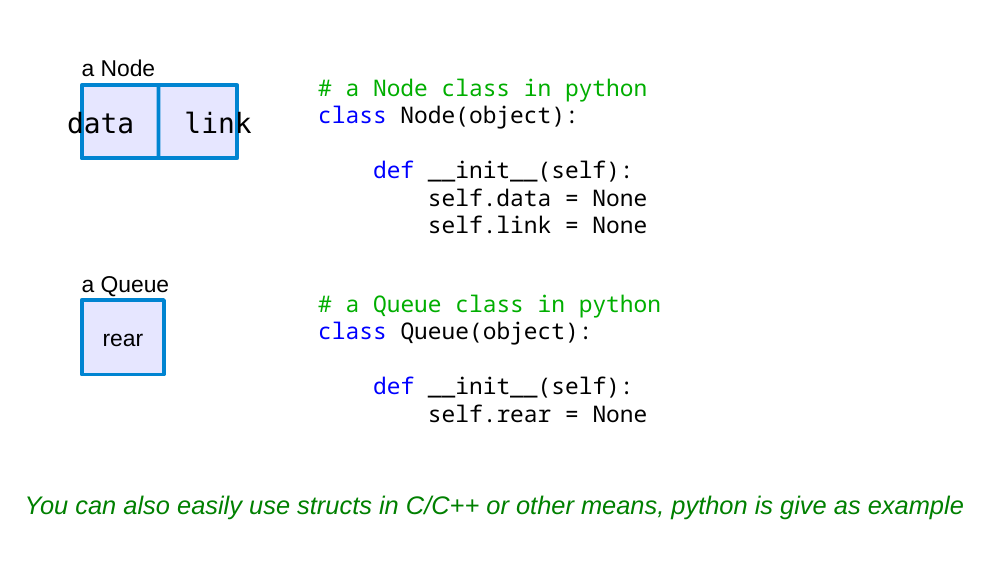
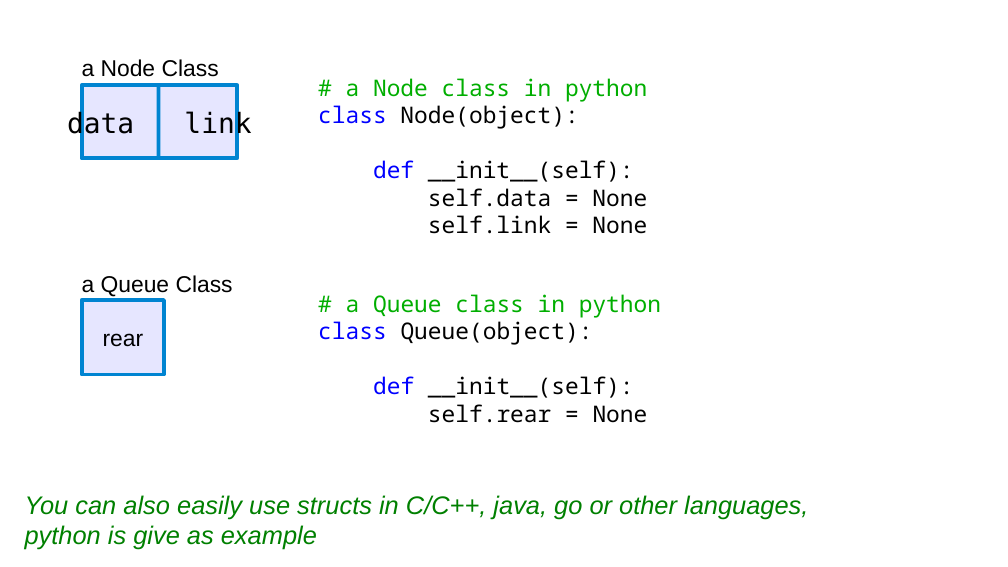
Before and after one commit to gerryjenkinslb/Ouroboros_Queue, a slide deck: slide 4 of OuroborosQueue.odp (slide 3 before the commit). Drawn at 1008x567 pixels with LibreOffice and Linux fonts; fonts in the diff are those of the drawing. Boxes give left, top, right and bottom in pixels: in the first picture for what was removed or moved away, otherwise in the second. Text is boxed around its words. In the diff, an @@ line names an element or a change of style, - is before the commit and + after.

```diff
--- a/OuroborosQueue.odp
+++ b/OuroborosQueue.odp
@@ text at bbox=[82, 59, 219, 77]: text changed @@
-a Node
+a Node Class
@@ text at bbox=[82, 275, 233, 297]: text changed @@
-a Queue
+a Queue Class
@@ text at bbox=[25, 495, 808, 550]: text changed @@
-You can also easily use structs in C/C++ or other means, python is give as example
+You can also easily use structs in C/C++, java, go or other languages,
+python is give as example
```
Also in this commit, not shown: 4 other slides changed, 2 slides added.
